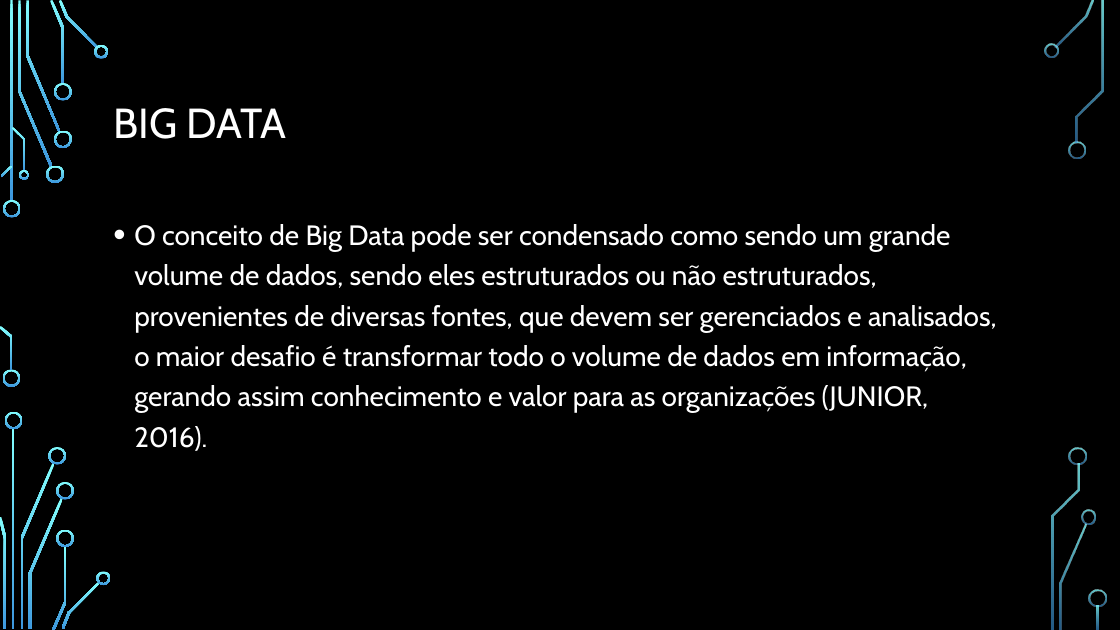
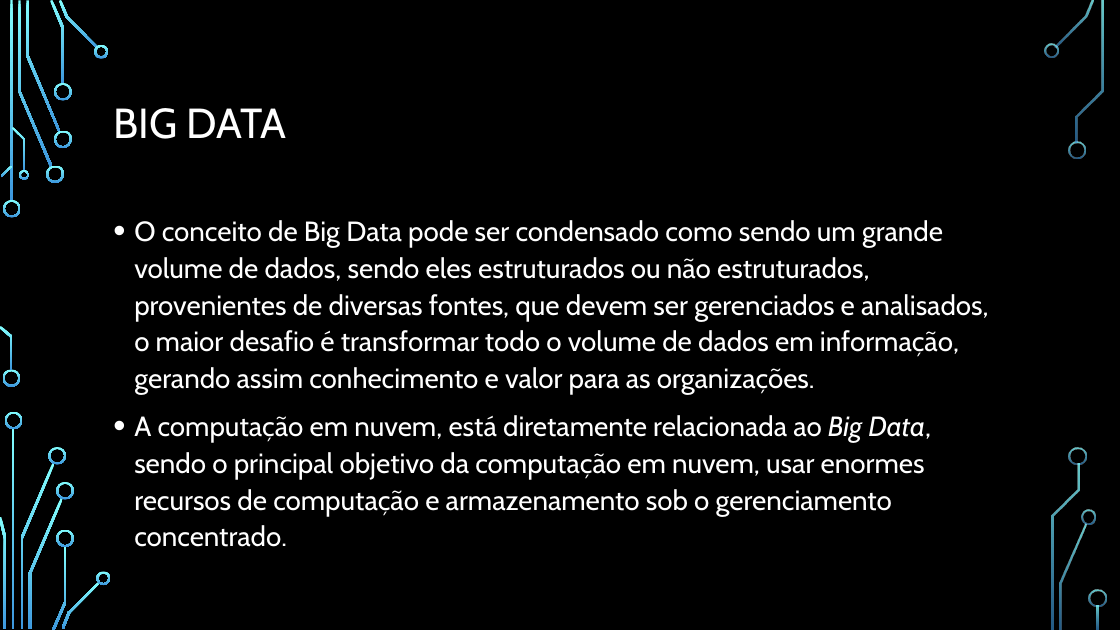
Before and after one commit to adsonb87/tcc, a slide deck: slide 4 of TCC/Resumo/Apresentação.pptx. Drawn at 1120x630 pixels with LibreOffice and Linux fonts; fonts in the diff are those of the drawing; background and template pictures are left out. Boxes give left, top, right and bottom in pixels: in the first picture for what was removed or moved away, otherwise in the second. Text is boxed around its words. In the diff, an @@ line names an element or a change of style, - is before the commit and + after.

```diff
--- a/TCC/Resumo/Apresentação.pptx
+++ b/TCC/Resumo/Apresentação.pptx
@@ text at (134, 220, 988, 547): text changed; size 24 to 23.8 pt @@
-• O conceito de Big Data pode ser condensado como sendo um grande volume de dados, sendo eles estruturados ou não estruturados, provenientes de diversas fontes, que devem ser gerenciados e analisados, o maior desafio é transformar todo o volume de dados em informação, gerando assim conhecimento e valor para as organizações (JUNIOR, 2016).
+• O conceito de Big Data pode ser condensado como sendo um grande volume de dados, sendo eles estruturados ou não estruturados, provenientes de diversas fontes, que devem ser gerenciados e analisados, o maior desafio é transformar todo o volume de dados em informação, gerando assim conhecimento e valor para as organizações.
+• A computação em nuvem, está diretamente relacionada ao Big Data, sendo o principal objetivo da computação em nuvem, usar enormes recursos de computação e armazenamento sob o gerenciamento concentrado.
```
Also in this commit, not shown: 19 other slides changed, 2 slides removed, 5 other files.
